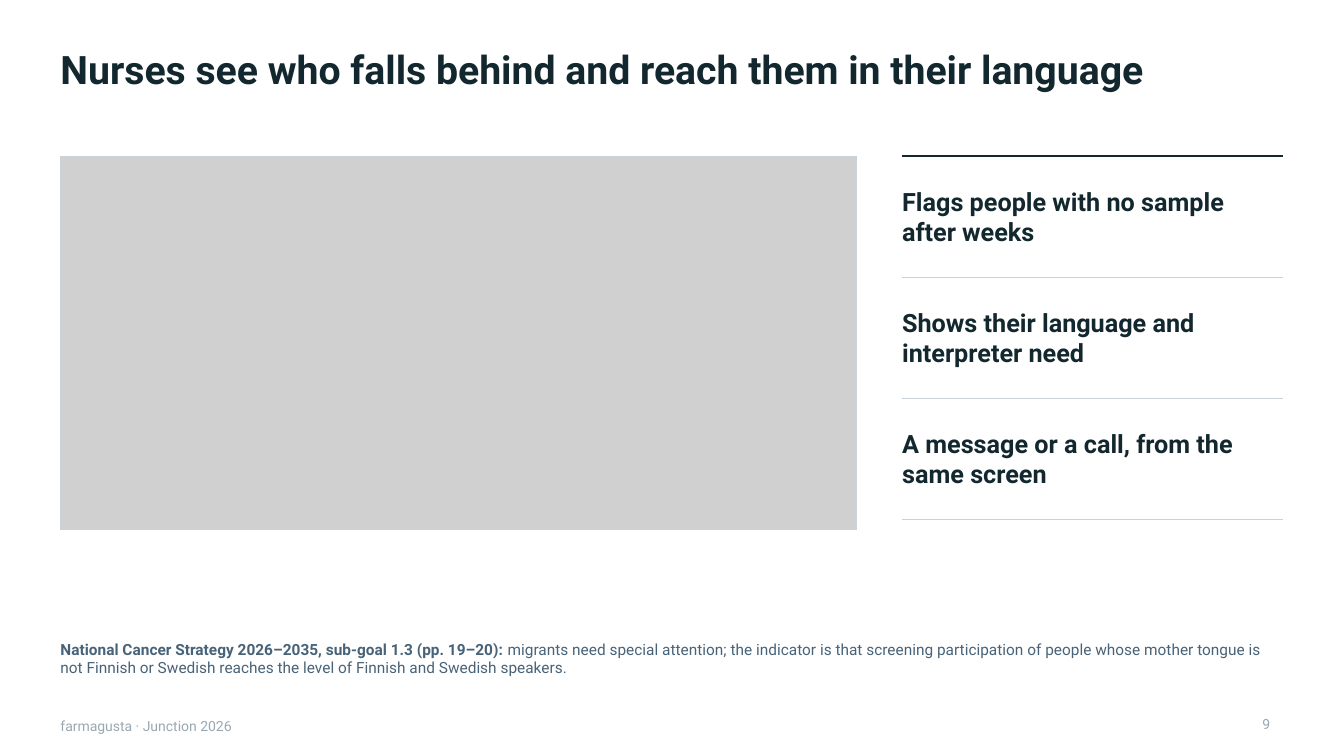
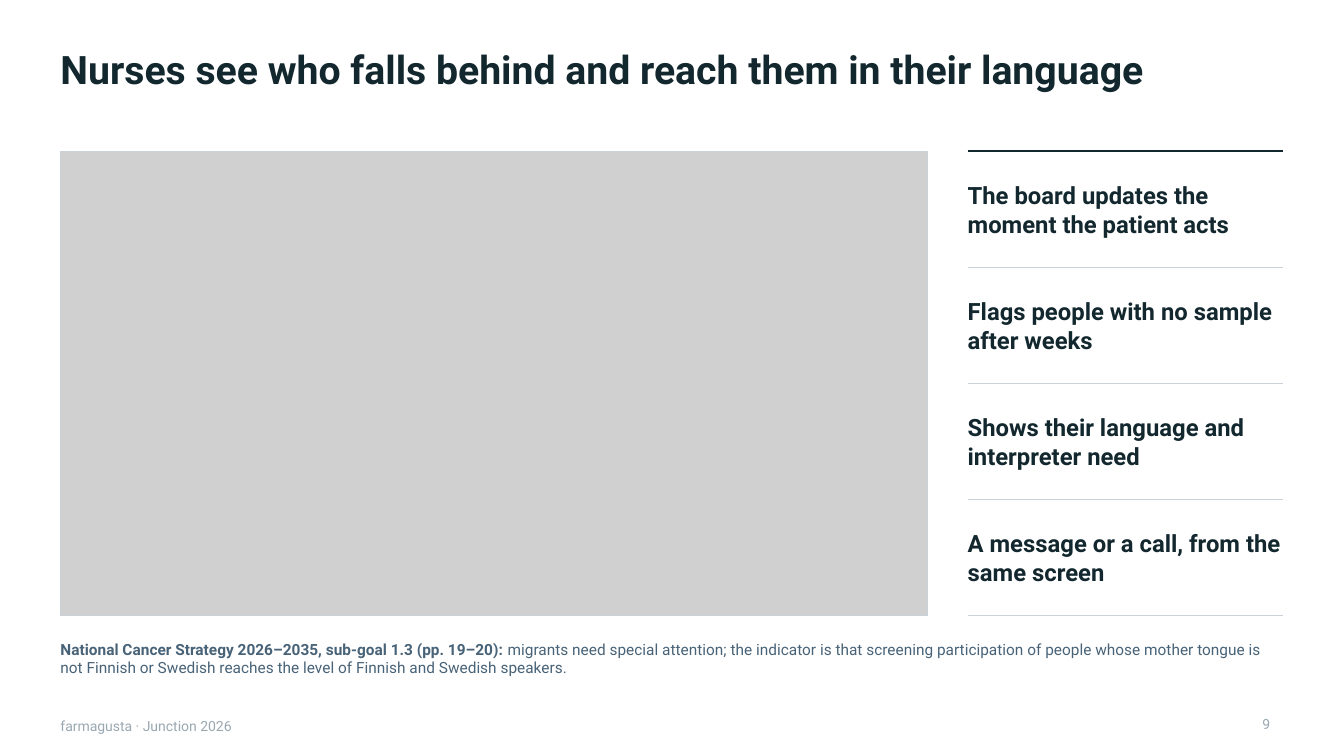
Before and after one commit to rromppanen/junction26, a slide deck: slide 9 of docs/pitch/farmagusta-screening-attendance.pptx. Drawn at 1344x756 pixels with LibreOffice and Linux fonts; fonts in the diff are those of the drawing; grey boxes stand for pictures. Boxes give left, top, right and bottom in pixels: in the first picture for what was removed or moved away, otherwise in the second. Text is boxed around its words. In the diff, an @@ line names an element or a change of style, - is before the commit and + after.

```diff
--- a/docs/pitch/farmagusta-screening-attendance.pptx
+++ b/docs/pitch/farmagusta-screening-attendance.pptx
@@ rectangle: place and size @@
-rectangle at [60, 156, 857, 529]
+rectangle at [60, 151, 928, 616]
@@ picture: place and size @@
-picture at [60, 156, 857, 529]
+picture at [60, 151, 928, 616]
@@ line moved from (902, 156) - (1284, 156) to (968, 151) - (1284, 151) @@
@@ text added at [968, 186, 1228, 238], 17 pt, text #12272E, bold @@
+The board updates the moment the patient acts
@@ line moved from (902, 277) - (1284, 277) to (968, 267) - (1284, 267) @@
@@ size 18 to 17 pt in 3 elements at [968, 534, 1280, 582], [968, 418, 1245, 470], [968, 302, 1272, 350] @@
@@ text "Flags people with no sample ...": place and size @@
-text "Flags people with no sample ..." at [902, 192, 1224, 242]
+text "Flags people with no sample ..." at [968, 302, 1272, 350]
@@ text "Shows their language and interpreter ...": place and size @@
-text "Shows their language and interpreter ..." at [902, 313, 1195, 367]
+text "Shows their language and interpreter ..." at [968, 418, 1245, 470]
@@ line moved from (902, 398) - (1284, 398) to (968, 383) - (1284, 383) @@
@@ text "A message or a call, ...": place and size @@
-text "A message or a call, ..." at [902, 434, 1232, 484]
+text "A message or a call, ..." at [968, 534, 1280, 582]
@@ line moved from (902, 519) - (1284, 519) to (968, 499) - (1284, 499) @@
@@ line added from (968, 616) to (1284, 616), #C9D2DA 0.75 pt @@
```
Also in this commit, not shown: 1 other slide changed.
